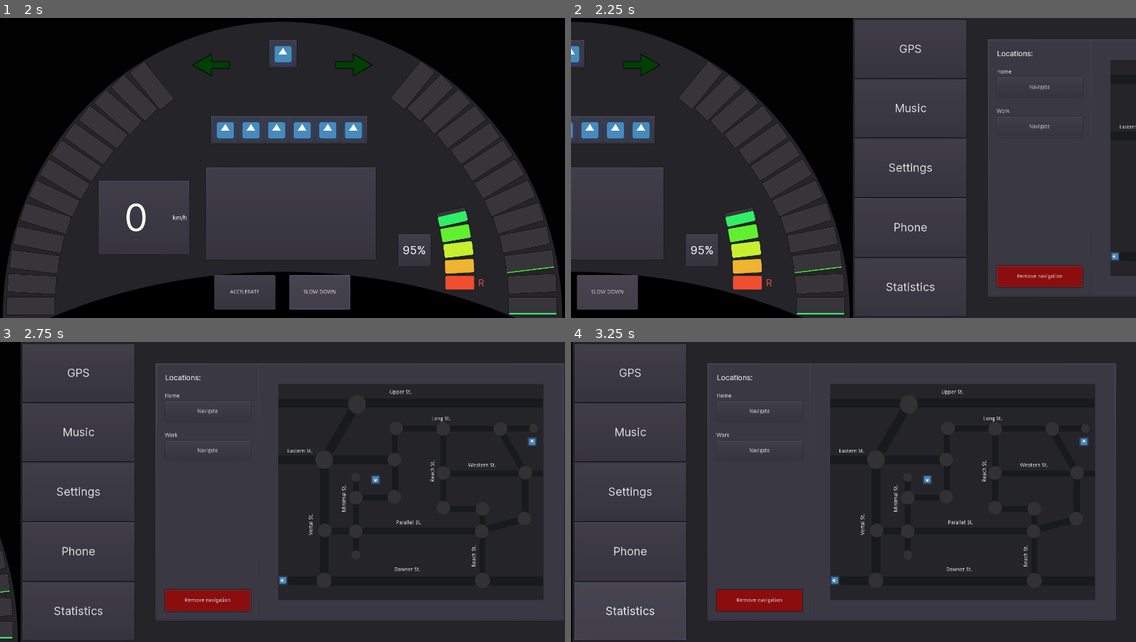
Above: before the commit, frames 1-4 (two rows, left to right).
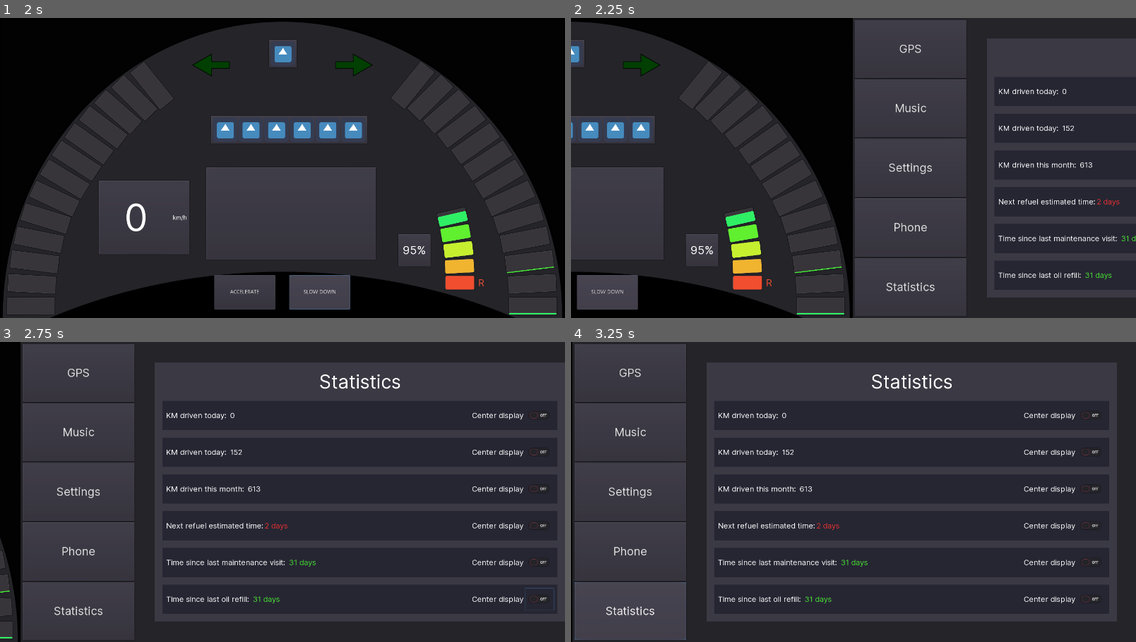
Above: after the commit, the same moments.

Repository: przadkap/car-dashboard
Game: Godot game, scene res://App.tscn
Two runs of this game, one before a commit and one after it. Both use one fixed random seed, a clock stepped at 60 frames per second and the inputs below. The engine's default icon, where the game draws it, is replaced by a stand-in: a white triangle on a blue panel in a dark square. Sound files missing from this copy of the repository are replaced by a short silence.
Inputs:
- Up to frame 1 (2 s): click "ACCELERATE" at 0.5 s; click "SLOW DOWN" at 1.25 s
- Up to frame 2 (2.25 s): tap Enter at 2 s; hold Right from 2.03 s (still down); tap 0 at 2.1 s
- Up to frame 3 (2.75 s): keep holding Right
- Up to frame 4 (3.25 s): release Right at 2.75 s; click "Statistics" at 2.75 s

Frame 1 is identical in both runs. In frame 2, 3.2% of the frame differs, in the area x 73-100%, y 6-94%; in frame 3, 12%, in the area x 27-100%, y 6-94%; in frame 4, 12%.

Commit message:
add stats content

Diff:
--- a/Car Dashboard/App.gd
+++ b/Car Dashboard/App.gd
@@ -8,7 +8,7 @@
 signal turn_left
 signal turn_right
 signal turn_off
-
+signal km_changed
 # Called when the node enters the scene tree for the first time.
 func _ready():
 	pass # Replace with function body.
@@ -30,9 +30,8 @@
 	Globals.distance_traveled["day"] += 1
 	Globals.distance_traveled["week"] += 1
 	Globals.distance_traveled["month"] += 1
-	print(Globals.distance_traveled["day"])
-	print(Globals.distance_traveled["week"])
-	print(Globals.distance_traveled["month"])
+	emit_signal("km_changed")
+
 
 
 func _on_Accelerometer_accelerate_start():
--- a/Car Dashboard/App.tscn
+++ b/Car Dashboard/App.tscn
@@ -27,6 +27,7 @@
 [ext_resource path="res://MMScreen/styleboxes/inactive.stylebox" type="StyleBox" id=25]
 [ext_resource path="res://MMScreen/styleboxes/buttons/warning-hover.tres" type="StyleBox" id=26]
 [ext_resource path="res://MMScreen/styleboxes/buttons/warning-pressed.stylebox" type="StyleBox" id=27]
+[ext_resource path="res://MMScreen/Statistics.gd" type="Script" id=28]
 
 [sub_resource type="DynamicFont" id=1]
 size = 100
@@ -69,7 +70,33 @@
 content_margin_bottom = 50.0
 bg_color = Color( 0.231373, 0.223529, 0.262745, 1 )
 
-[sub_resource type="DynamicFont" id=11]
+[sub_resource type="StyleBoxFlat" id=11]
+content_margin_left = 20.0
+content_margin_right = 20.0
+content_margin_top = 20.0
+content_margin_bottom = 20.0
+bg_color = Color( 0.235294, 0.227451, 0.266667, 1 )
+
+[sub_resource type="DynamicFont" id=12]
+size = 50
+font_data = ExtResource( 17 )
+
+[sub_resource type="StyleBoxFlat" id=13]
+content_margin_left = 10.0
+content_margin_right = 10.0
+content_margin_top = 10.0
+content_margin_bottom = 10.0
+bg_color = Color( 0.152941, 0.152941, 0.203922, 1 )
+
+[sub_resource type="DynamicFont" id=14]
+size = 20
+font_data = ExtResource( 17 )
+
+[sub_resource type="DynamicFont" id=15]
+size = 20
+font_data = ExtResource( 17 )
+
+[sub_resource type="DynamicFont" id=16]
 size = 25
 font_data = ExtResource( 17 )
 
@@ -987,6 +1014,7 @@
 script = ExtResource( 3 )
 
 [node name="GPS" type="PanelContainer" parent="MultimediaScreen/PanelContainer/SideSeparator/Content"]
+visible = false
 margin_left = 50.0
 margin_top = 50.0
 margin_right = 1139.0
@@ -1899,6 +1927,344 @@
 [node name="Phone" parent="MultimediaScreen/PanelContainer/SideSeparator/Content" instance=ExtResource( 5 )]
 visible = false
 
+[node name="Statistics" type="PanelContainer" parent="MultimediaScreen/PanelContainer/SideSeparator/Content"]
+margin_left = 50.0
+margin_top = 50.0
+margin_right = 1139.0
+margin_bottom = 740.0
+custom_styles/panel = SubResource( 11 )
+script = ExtResource( 28 )
+
+[node name="VBoxContainer" type="VBoxContainer" parent="MultimediaScreen/PanelContainer/SideSeparator/Content/Statistics"]
+margin_left = 20.0
+margin_top = 20.0
+margin_right = 1069.0
+margin_bottom = 670.0
+custom_constants/separation = 20
+
+[node name="Title" type="Label" parent="MultimediaScreen/PanelContainer/SideSeparator/Content/Statistics/VBoxContainer"]
+margin_right = 1049.0
+margin_bottom = 62.0
+custom_fonts/font = SubResource( 12 )
+text = "Statistics"
+align = 1
+valign = 1
+
+[node name="Stat1" type="PanelContainer" parent="MultimediaScreen/PanelContainer/SideSeparator/Content/Statistics/VBoxContainer"]
+margin_top = 82.0
+margin_right = 1049.0
+margin_bottom = 160.0
+size_flags_horizontal = 3
+size_flags_vertical = 3
+custom_styles/panel = SubResource( 13 )
+
+[node name="StatKMToday" type="HBoxContainer" parent="MultimediaScreen/PanelContainer/SideSeparator/Content/Statistics/VBoxContainer/Stat1"]
+margin_left = 10.0
+margin_top = 10.0
+margin_right = 1039.0
+margin_bottom = 68.0
+
+[node name="Label" type="Label" parent="MultimediaScreen/PanelContainer/SideSeparator/Content/Statistics/VBoxContainer/Stat1/StatKMToday"]
+margin_top = 16.0
+margin_right = 166.0
+margin_bottom = 41.0
+custom_fonts/font = SubResource( 14 )
+text = "KM driven today: "
+align = 1
+valign = 1
+
+[node name="Value" type="Label" parent="MultimediaScreen/PanelContainer/SideSeparator/Content/Statistics/VBoxContainer/Stat1/StatKMToday"]
+margin_left = 170.0
+margin_top = 16.0
+margin_right = 261.0
+margin_bottom = 41.0
+custom_fonts/font = SubResource( 15 )
+text = "10391023"
+align = 1
+valign = 1
+
+[node name="Control" type="Control" parent="MultimediaScreen/PanelContainer/SideSeparator/Content/Statistics/VBoxContainer/Stat1/StatKMToday"]
+margin_left = 265.0
+margin_right = 808.0
+margin_bottom = 58.0
+size_flags_horizontal = 3
+size_flags_vertical = 3
+
+[node name="Display" type="Label" parent="MultimediaScreen/PanelContainer/SideSeparator/Content/Statistics/VBoxContainer/Stat1/StatKMToday"]
+margin_left = 812.0
+margin_top = 16.0
+margin_right = 949.0
+margin_bottom = 41.0
+custom_fonts/font = SubResource( 15 )
+text = "Center display"
+align = 1
+valign = 1
+
+[node name="DisplayButton" type="CheckButton" parent="MultimediaScreen/PanelContainer/SideSeparator/Content/Statistics/VBoxContainer/Stat1/StatKMToday"]
+margin_left = 953.0
+margin_right = 1029.0
+margin_bottom = 58.0
+
+[node name="Stat2" type="PanelContainer" parent="MultimediaScreen/PanelContainer/SideSeparator/Content/Statistics/VBoxContainer"]
+margin_top = 180.0
+margin_right = 1049.0
+margin_bottom = 258.0
+size_flags_horizontal = 3
+size_flags_vertical = 3
+custom_styles/panel = SubResource( 13 )
+
+[node name="StatKMWeek" type="HBoxContainer" parent="MultimediaScreen/PanelContainer/SideSeparator/Content/Statistics/VBoxContainer/Stat2"]
+margin_left = 10.0
+margin_top = 10.0
+margin_right = 1039.0
+margin_bottom = 68.0
+
+[node name="Label" type="Label" parent="MultimediaScreen/PanelContainer/SideSeparator/Content/Statistics/VBoxContainer/Stat2/StatKMWeek"]
+margin_top = 16.0
+margin_right = 166.0
+margin_bottom = 41.0
+custom_fonts/font = SubResource( 14 )
+text = "KM driven today: "
+
+[node name="Value" type="Label" parent="MultimediaScreen/PanelContainer/SideSeparator/Content/Statistics/VBoxContainer/Stat2/StatKMWeek"]
+margin_left = 170.0
+margin_top = 16.0
+margin_right = 302.0
+margin_bottom = 41.0
+custom_fonts/font = SubResource( 15 )
+text = "222222222222"
+
+[node name="Control" type="Control" parent="MultimediaScreen/PanelContainer/SideSeparator/Content/Statistics/VBoxContainer/Stat2/StatKMWeek"]
+margin_left = 306.0
+margin_right = 808.0
+margin_bottom = 58.0
+size_flags_horizontal = 3
+size_flags_vertical = 3
+
+[node name="Display" type="Label" parent="MultimediaScreen/PanelContainer/SideSeparator/Content/Statistics/VBoxContainer/Stat2/StatKMWeek"]
+margin_left = 812.0
+margin_top = 16.0
+margin_right = 949.0
+margin_bottom = 41.0
+custom_fonts/font = SubResource( 15 )
+text = "Center display"
+align = 1
+valign = 1
+
+[node name="DisplayButton" type="CheckButton" parent="MultimediaScreen/PanelContainer/SideSeparator/Content/Statistics/VBoxContainer/Stat2/StatKMWeek"]
+margin_left = 953.0
+margin_right = 1029.0
+margin_bottom = 58.0
+
+[node name="Stat3" type="PanelContainer" parent="MultimediaScreen/PanelContainer/SideSeparator/Content/Statistics/VBoxContainer"]
+margin_top = 278.0
+margin_right = 1049.0
+margin_bottom = 356.0
+size_flags_horizontal = 3
+size_flags_vertical = 3
+custom_styles/panel = SubResource( 13 )
+
+[node name="StatKMMonth" type="HBoxContainer" parent="MultimediaScreen/PanelContainer/SideSeparator/Content/Statistics/VBoxContainer/Stat3"]
+margin_left = 10.0
+margin_top = 10.0
+margin_right = 1039.0
+margin_bottom = 68.0
+
+[node name="Label" type="Label" parent="MultimediaScreen/PanelContainer/SideSeparator/Content/Statistics/VBoxContainer/Stat3/StatKMMonth"]
+margin_top = 16.0
+margin_right = 213.0
+margin_bottom = 41.0
+custom_fonts/font = SubResource( 14 )
+text = "KM driven this month: "
+
+[node name="Value" type="Label" parent="MultimediaScreen/PanelContainer/SideSeparator/Content/Statistics/VBoxContainer/Stat3/StatKMMonth"]
+margin_left = 217.0
+margin_top = 16.0
+margin_right = 308.0
+margin_bottom = 41.0
+custom_fonts/font = SubResource( 15 )
+text = "10391023"
+
+[node name="Control" type="Control" parent="MultimediaScreen/PanelContainer/SideSeparator/Content/Statistics/VBoxContainer/Stat3/StatKMMonth"]
+margin_left = 312.0
+margin_right = 808.0
+margin_bottom = 58.0
+size_flags_horizontal = 3
+size_flags_vertical = 3
+
+[node name="Display" type="Label" parent="MultimediaScreen/PanelContainer/SideSeparator/Content/Statistics/VBoxContainer/Stat3/StatKMMonth"]
+margin_left = 812.0
+margin_top = 16.0
+margin_right = 949.0
+margin_bottom = 41.0
+custom_fonts/font = SubResource( 15 )
+text = "Center display"
+align = 1
+valign = 1
+
+[node name="DisplayButton" type="CheckButton" parent="MultimediaScreen/PanelContainer/SideSeparator/Content/Statistics/VBoxContainer/Stat3/StatKMMonth"]
+margin_left = 953.0
+margin_right = 1029.0
+margin_bottom = 58.0
+
+[node name="Stat4" type="PanelContainer" parent="MultimediaScreen/PanelContainer/SideSeparator/Content/Statistics/VBoxContainer"]
+margin_top = 376.0
+margin_right = 1049.0
+margin_bottom = 454.0
+size_flags_horizontal = 3
+size_flags_vertical = 3
+custom_styles/panel = SubResource( 13 )
+
+[node name="Statfuel" type="HBoxContainer" parent="MultimediaScreen/PanelContainer/SideSeparator/Content/Statistics/VBoxContainer/Stat4"]
+margin_left = 10.0
+margin_top = 10.0
+margin_right = 1039.0
+margin_bottom = 68.0
+
+[node name="Label" type="Label" parent="MultimediaScreen/PanelContainer/SideSeparator/Content/Statistics/VBoxContainer/Stat4/Statfuel"]
+margin_top = 16.0
+margin_right = 258.0
+margin_bottom = 41.0
+custom_fonts/font = SubResource( 14 )
+text = "Next refuel estimated time:"
+
+[node name="Value" type="Label" parent="MultimediaScreen/PanelContainer/SideSeparator/Content/Statistics/VBoxContainer/Stat4/Statfuel"]
+margin_left = 262.0
+margin_top = 16.0
+margin_right = 323.0
+margin_bottom = 41.0
+custom_fonts/font = SubResource( 15 )
+custom_colors/font_color = Color( 0.890196, 0.192157, 0.192157, 1 )
+text = "2 days"
+
+[node name="Control" type="Control" parent="MultimediaScreen/PanelContainer/SideSeparator/Content/Statistics/VBoxContainer/Stat4/Statfuel"]
+margin_left = 327.0
+margin_right = 808.0
+margin_bottom = 58.0
+size_flags_horizontal = 3
+size_flags_vertical = 3
+
+[node name="Display" type="Label" parent="MultimediaScreen/PanelContainer/SideSeparator/Content/Statistics/VBoxContainer/Stat4/Statfuel"]
+margin_left = 812.0
+margin_top = 16.0
+margin_right = 949.0
+margin_bottom = 41.0
+custom_fonts/font = SubResource( 15 )
+text = "Center display"
+align = 1
+valign = 1
+
+[node name="DisplayButton" type="CheckButton" parent="MultimediaScreen/PanelContainer/SideSeparator/Content/Statistics/VBoxContainer/Stat4/Statfuel"]
+margin_left = 953.0
+margin_right = 1029.0
+margin_bottom = 58.0
+
+[node name="Stat5" type="PanelContainer" parent="MultimediaScreen/PanelContainer/SideSeparator/Content/Statistics/VBoxContainer"]
+margin_top = 474.0
+margin_right = 1049.0
+margin_bottom = 552.0
+size_flags_horizontal = 3
+size_flags_vertical = 3
+custom_styles/panel = SubResource( 13 )
+
+[node name="StatMaintenance" type="HBoxContainer" parent="MultimediaScreen/PanelContainer/SideSeparator/Content/Statistics/VBoxContainer/Stat5"]
+margin_left = 10.0
+margin_top = 10.0
+margin_right = 1039.0
+margin_bottom = 68.0
+
+[node name="Label" type="Label" parent="MultimediaScreen/PanelContainer/SideSeparator/Content/Statistics/VBoxContainer/Stat5/StatMaintenance"]
+margin_top = 16.0
+margin_right = 322.0
+margin_bottom = 41.0
+custom_fonts/font = SubResource( 14 )
+text = "Time since last maintenance visit: "
+
+[node name="Value" type="Label" parent="MultimediaScreen/PanelContainer/SideSeparator/Content/Statistics/VBoxContainer/Stat5/StatMaintenance"]
+margin_left = 326.0
+margin_top = 16.0
+margin_right = 398.0
+margin_bottom = 41.0
+custom_fonts/font = SubResource( 15 )
+custom_colors/font_color = Color( 0.278431, 0.890196, 0.192157, 1 )
+text = "31 days"
+
+[node name="Control" type="Control" parent="MultimediaScreen/PanelContainer/SideSeparator/Content/Statistics/VBoxContainer/Stat5/StatMaintenance"]
+margin_left = 402.0
+margin_right = 808.0
+margin_bottom = 58.0
+size_flags_horizontal = 3
+size_flags_vertical = 3
+
+[node name="Display" type="Label" parent="MultimediaScreen/PanelContainer/SideSeparator/Content/Statistics/VBoxContainer/Stat5/StatMaintenance"]
+margin_left = 812.0
+margin_top = 16.0
+margin_right = 949.0
+margin_bottom = 41.0
+custom_fonts/font = SubResource( 15 )
+text = "Center display"
+align = 1
+valign = 1
+
+[node name="DisplayButton" type="CheckButton" parent="MultimediaScreen/PanelContainer/SideSeparator/Content/Statistics/VBoxContainer/Stat5/StatMaintenance"]
+margin_left = 953.0
+margin_right = 1029.0
+margin_bottom = 58.0
+
+[node name="Stat6" type="PanelContainer" parent="MultimediaScreen/PanelContainer/SideSeparator/Content/Statistics/VBoxContainer"]
+margin_top = 572.0
+margin_right = 1049.0
+margin_bottom = 650.0
+size_flags_horizontal = 3
+size_flags_vertical = 3
+custom_styles/panel = SubResource( 13 )
+
+[node name="StatOil" type="HBoxContainer" parent="MultimediaScreen/PanelContainer/SideSeparator/Content/Statistics/VBoxContainer/Stat6"]
+margin_left = 10.0
+margin_top = 10.0
+margin_right = 1039.0
+margin_bottom = 68.0
+
+[node name="Label" type="Label" parent="MultimediaScreen/PanelContainer/SideSeparator/Content/Statistics/VBoxContainer/Stat6/StatOil"]
+margin_top = 16.0
+margin_right = 226.0
+margin_bottom = 41.0
+custom_fonts/font = SubResource( 14 )
+text = "Time since last oil refill: "
+
+[node name="Value" type="Label" parent="MultimediaScreen/PanelContainer/SideSeparator/Content/Statistics/VBoxContainer/Stat6/StatOil"]
+margin_left = 230.0
+margin_top = 16.0
+margin_right = 302.0
+margin_bottom = 41.0
+custom_fonts/font = SubResource( 15 )
+custom_colors/font_color = Color( 0.278431, 0.890196, 0.192157, 1 )
+text = "31 days"
+align = 1
+valign = 1
+
+[node name="Control" type="Control" parent="MultimediaScreen/PanelContainer/SideSeparator/Content/Statistics/VBoxContainer/Stat6/StatOil"]
+margin_left = 306.0
+margin_right = 808.0
+margin_bottom = 58.0
+size_flags_horizontal = 3
+size_flags_vertical = 3
+
+[node name="Display" type="Label" parent="MultimediaScreen/PanelContainer/SideSeparator/Content/Statistics/VBoxContainer/Stat6/StatOil"]
+margin_left = 812.0
+margin_top = 16.0
+margin_right = 949.0
+margin_bottom = 41.0
+custom_fonts/font = SubResource( 15 )
+text = "Center display"
+align = 1
+valign = 1
+
+[node name="DisplayButton" type="CheckButton" parent="MultimediaScreen/PanelContainer/SideSeparator/Content/Statistics/VBoxContainer/Stat6/StatOil"]
+margin_left = 953.0
+margin_right = 1029.0
+margin_bottom = 58.0
+
 [node name="MusicAudio" type="AudioStreamPlayer" parent="MultimediaScreen"]
 volume_db = -10.0
 
@@ -1915,6 +2281,7 @@
 __meta__ = {
 "_edit_use_anchors_": false
 }
+[connection signal="km_changed" from="." to="MultimediaScreen/PanelContainer/SideSeparator/Content/Statistics" method="_on_App_km_changed"]
 [connection signal="turn_left" from="." to="BTWScreen/TurnLeft" method="_on_App_turn_left"]
 [connection signal="turn_left" from="." to="BTWScreen/TurnRight" method="_on_App_turn_off"]
 [connection signal="turn_off" from="." to="BTWScreen/TurnLeft" method="_on_App_turn_off"]
--- a/Car Dashboard/BTWScreen/MultimediaScreen.gd
+++ b/Car Dashboard/BTWScreen/MultimediaScreen.gd
@@ -103,4 +103,4 @@
 
 
 func _on_Statistics_pressed():
-	pass # Replace with function body.
+	emit_signal("content_changed", "statistics")
--- a/Car Dashboard/MMScreen/Content.gd
+++ b/Car Dashboard/MMScreen/Content.gd
@@ -7,7 +7,7 @@
 var scenes
 
 
-var current_scene_name = "gps"
+var current_scene_name = "statistics"
 
 # Called when the node enters the scene tree for the first time.
 func _ready():
@@ -15,6 +15,7 @@
 		"gps": $GPS,
 		"music": $MusicPlayer,
 		"phone": $Phone,
+		"statistics": $Statistics
 	}
 
 # Called every frame. 'delta' is the elapsed time since the previous frame.
--- /dev/null
+++ b/Car Dashboard/MMScreen/Statistics.gd
@@ -0,0 +1,15 @@
+extends PanelContainer
+
+
+# Called when the node enters the scene tree for the first time.
+func _ready():
+	km_values_changed(Globals.distance_traveled)
+
+func km_values_changed(km_values):
+	$VBoxContainer/Stat1/StatKMToday/Value.text = str(km_values["day"])
+	$VBoxContainer/Stat2/StatKMWeek/Value.text = str(km_values["week"])
+	$VBoxContainer/Stat3/StatKMMonth/Value.text = str(km_values["month"])
+
+
+func _on_App_km_changed():
+	km_values_changed(Globals.distance_traveled)
Not shown: 3 places in Car Dashboard/App.tscn that only renumber resources
